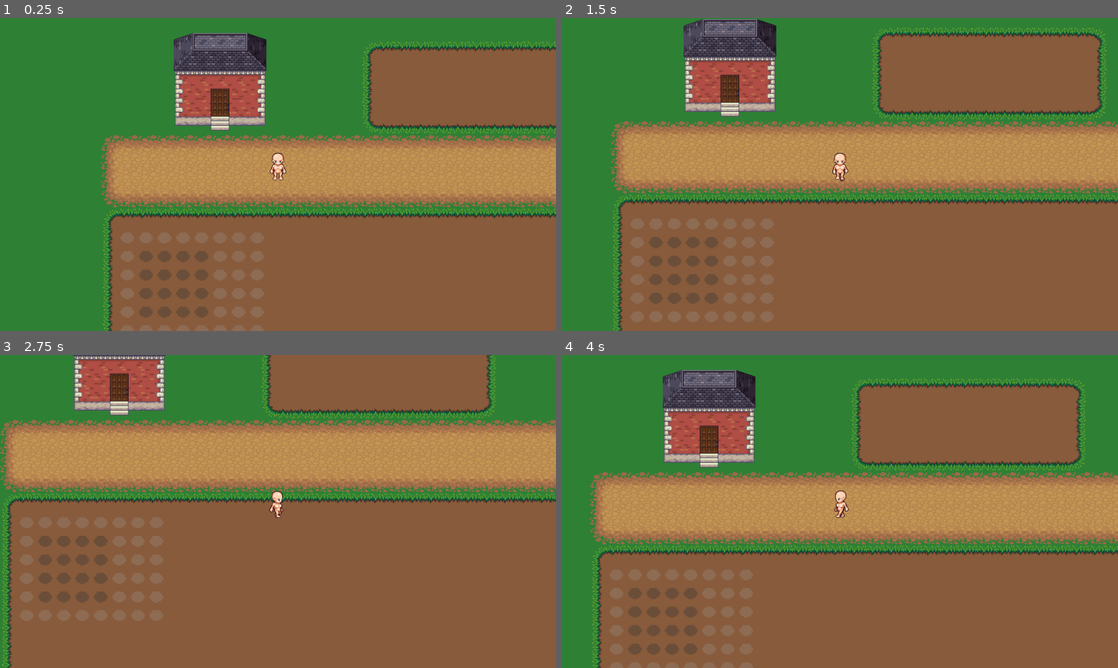
Above: before the commit, frames 1-4 (two rows, left to right).
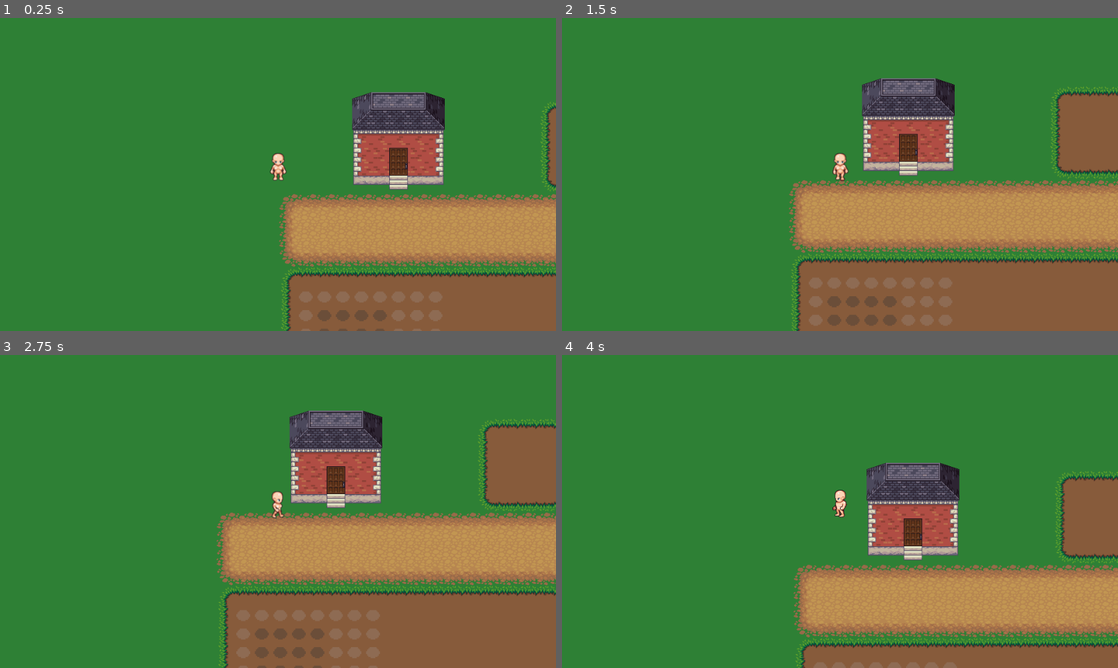
Above: after the commit, the same moments.

Repository: hagabooga/welcome-of-fate-godot
Game: Godot game, scene res://World.tscn
The game is run twice, just before and just after one commit, with the same random seed, the same clock (stepped at 60 frames per second) and the same inputs.
Inputs:
- Up to frame 1 (0.25 s): no input
- Up to frame 2 (1.5 s): tap Enter at 0.5 s; hold Right (ui_right) 0.53-1.28 s; tap E (action) at 0.6 s; tap Space (ui_accept) at 0.77 s; tap V (v, bound only after the commit) at 0.8, 1.35 s; hold Down (ui_down) from 1.28 s (still down)
- Up to frame 3 (2.75 s): tap Space (ui_accept) at 1.52 s; tap Z (z, bound only after the commit) at 1.55, 2.1 s; release Down (ui_down) at 2.03 s; hold Right (ui_right) from 2.03 s (still down); tap E (action) at 2.3 s
- Up to frame 4 (4 s): release Right (ui_right) at 2.78 s; hold Up (ui_up) 2.78-3.53 s; tap E (action) at 2.85 s; tap Space (ui_accept) at 3.02, 3.77 s; tap V (v, bound only after the commit) at 3.05, 3.6 s; hold Left (ui_left) from 3.53 s (still down); tap Z (z, bound only after the commit) at 3.8 s

The runs differ from the first frame. In frame 1, 54% of the frame differs, in the area x 18-100%, y 4-100%; in frame 2, 61%; in frame 3, 71%, in the area x 0-100%, y 0-100%; in frame 4, 67%.

Commit message:
Added item database, farming logic
item database implemented and more farming logic

Diff:
--- /dev/null
+++ b/Booga's Welcome of Fate/Actionable.tscn
@@ -0,0 +1,6 @@
+[gd_scene load_steps=2 format=2]
+
+[ext_resource path="res://plants/Actionable.gd" type="Script" id=1]
+
+[node name="Actionable" type="Area2D"]
+script = ExtResource( 1 )
--- a/Booga's Welcome of Fate/Player.gd
+++ b/Booga's Welcome of Fate/Player.gd
@@ -3,6 +3,9 @@
 export (int) var speed = 200
 
 var velocity = Vector2()
+var facing = "down"
+var canMove = true
+
 
 func get_input():
 	velocity = Vector2()
@@ -35,7 +38,36 @@
 			$AnimatedSprite.play("idle_down")
 	velocity = velocity.normalized() * speed
 
+
+func get_action_input():
+	var anim = $AnimatedSprite.animation.substr(0,4)
+	#print(anim)
+	if (Input.is_action_just_pressed("z") and (anim == "idle" or anim == "walk")):
+		if ($AnimatedSprite.animation == "walk_up" or $AnimatedSprite.animation == "idle_up"):
+			$AnimatedSprite.play("grab_up")
+			facing = "up"
+		elif ($AnimatedSprite.animation == "walk_side" or $AnimatedSprite.animation == "idle_side"):
+			$AnimatedSprite.play("grab_side")
+			facing = "side"
+		elif ($AnimatedSprite.animation == "walk_down" or $AnimatedSprite.animation == "idle_down"):
+			$AnimatedSprite.play("grab_down")
+			facing = "down"
+		var grabbables = $HurtArea.get_overlapping_areas()
+		if len(grabbables) > 0:
+			$HurtArea.get_overlapping_areas()[0].emit_signal("grabbing")
+		canMove = false
+		for x in inventory.items:
+			print(x.ming,x.cost)
+
 func _physics_process(delta):
-	get_input()
-	move_and_slide(velocity)
-	global_position = Vector2(stepify(global_position.x, 1), stepify(global_position.y, 1))
+	get_action_input()
+	if canMove:
+		get_input()
+		move_and_slide(velocity)
+		global_position = Vector2(stepify(global_position.x, 1), stepify(global_position.y, 1))
+
+
+func _on_AnimatedSprite_animation_finished():
+	if ($AnimatedSprite.animation.substr(0,4) == "grab"):
+		$AnimatedSprite.play("idle_"+facing)
+		canMove = true
--- a/Booga's Welcome of Fate/Player.tscn
+++ b/Booga's Welcome of Fate/Player.tscn
@@ -9,25 +9,31 @@
 [ext_resource path="res://sprites/player/walk/image_part_016.png" type="Texture" id=7]
 [ext_resource path="res://sprites/player/walk/image_part_017.png" type="Texture" id=8]
 [ext_resource path="res://sprites/player/walk/image_part_018.png" type="Texture" id=9]
-[ext_resource path="res://sprites/player/walk/image_part_019.png" type="Texture" id=10]
-[ext_resource path="res://sprites/player/walk/image_part_020.png" type="Texture" id=11]
-[ext_resource path="res://sprites/player/walk/image_part_021.png" type="Texture" id=12]
-[ext_resource path="res://sprites/player/walk/image_part_022.png" type="Texture" id=13]
-[ext_resource path="res://sprites/player/walk/image_part_023.png" type="Texture" id=14]
-[ext_resource path="res://sprites/player/walk/image_part_024.png" type="Texture" id=15]
-[ext_resource path="res://sprites/player/walk/image_part_025.png" type="Texture" id=16]
-[ext_resource path="res://sprites/player/walk/image_part_026.png" type="Texture" id=17]
-[ext_resource path="res://sprites/player/walk/image_part_027.png" type="Texture" id=18]
-[ext_resource path="res://sprites/player/walk/image_part_010.png" type="Texture" id=19]
-[ext_resource path="res://sprites/player/walk/image_part_001.png" type="Texture" id=20]
-[ext_resource path="res://sprites/player/walk/image_part_002.png" type="Texture" id=21]
-[ext_resource path="res://sprites/player/walk/image_part_003.png" type="Texture" id=22]
-[ext_resource path="res://sprites/player/walk/image_part_004.png" type="Texture" id=23]
-[ext_resource path="res://sprites/player/walk/image_part_005.png" type="Texture" id=24]
-[ext_resource path="res://sprites/player/walk/image_part_006.png" type="Texture" id=25]
-[ext_resource path="res://sprites/player/walk/image_part_007.png" type="Texture" id=26]
-[ext_resource path="res://sprites/player/walk/image_part_008.png" type="Texture" id=27]
-[ext_resource path="res://sprites/player/walk/image_part_009.png" type="Texture" id=28]
+[ext_resource path="res://sprites/player/walk/image_part_020.png" type="Texture" id=10]
+[ext_resource path="res://sprites/player/walk/image_part_021.png" type="Texture" id=11]
+[ext_resource path="res://sprites/player/walk/image_part_022.png" type="Texture" id=12]
+[ext_resource path="res://sprites/player/walk/image_part_023.png" type="Texture" id=13]
+[ext_resource path="res://sprites/player/walk/image_part_024.png" type="Texture" id=14]
+[ext_resource path="res://sprites/player/walk/image_part_025.png" type="Texture" id=15]
+[ext_resource path="res://sprites/player/walk/image_part_026.png" type="Texture" id=16]
+[ext_resource path="res://sprites/player/walk/image_part_027.png" type="Texture" id=17]
+[ext_resource path="res://sprites/player/walk/image_part_010.png" type="Texture" id=18]
+[ext_resource path="res://sprites/player/walk/image_part_001.png" type="Texture" id=19]
+[ext_resource path="res://sprites/player/walk/image_part_002.png" type="Texture" id=20]
+[ext_resource path="res://sprites/player/walk/image_part_003.png" type="Texture" id=21]
+[ext_resource path="res://sprites/player/walk/image_part_004.png" type="Texture" id=22]
+[ext_resource path="res://sprites/player/walk/image_part_005.png" type="Texture" id=23]
+[ext_resource path="res://sprites/player/walk/image_part_006.png" type="Texture" id=24]
+[ext_resource path="res://sprites/player/walk/image_part_007.png" type="Texture" id=25]
+[ext_resource path="res://sprites/player/walk/image_part_008.png" type="Texture" id=26]
+[ext_resource path="res://sprites/player/walk/image_part_009.png" type="Texture" id=27]
+[ext_resource path="res://sprites/player/walk/image_part_019.png" type="Texture" id=28]
+[ext_resource path="res://sprites/player/grab/grab_sheet1.png" type="Texture" id=29]
+[ext_resource path="res://sprites/player/grab/grab_sheet2.png" type="Texture" id=30]
+[ext_resource path="res://sprites/player/grab/grab_sheet13.png" type="Texture" id=31]
+[ext_resource path="res://sprites/player/grab/grab_sheet14.png" type="Texture" id=32]
+[ext_resource path="res://sprites/player/grab/grab_sheet7.png" type="Texture" id=33]
+[ext_resource path="res://sprites/player/grab/grab_sheet8.png" type="Texture" id=34]
 
 [sub_resource type="SpriteFrames" id=1]
 animations = [ {
@@ -36,46 +42,74 @@
 "name": "walk_side",
 "speed": 8.0
 }, {
-"frames": [ ExtResource( 10 ) ],
+"frames": [ ExtResource( 10 ), ExtResource( 11 ), ExtResource( 12 ), ExtResource( 13 ), ExtResource( 14 ), ExtResource( 15 ), ExtResource( 16 ), ExtResource( 17 ) ],
+"loop": true,
+"name": "walk_down",
+"speed": 8.0
+}, {
+"frames": [ ExtResource( 18 ) ],
+"loop": true,
+"name": "idle_side",
+"speed": 5.0
+}, {
+"frames": [ ExtResource( 19 ) ],
+"loop": true,
+"name": "idle_up",
+"speed": 5.0
+}, {
+"frames": [ ExtResource( 20 ), ExtResource( 21 ), ExtResource( 22 ), ExtResource( 23 ), ExtResource( 24 ), ExtResource( 25 ), ExtResource( 26 ), ExtResource( 27 ) ],
+"loop": true,
+"name": "walk_up",
+"speed": 8.0
+}, {
+"frames": [ ExtResource( 28 ) ],
 "loop": true,
 "name": "idle_down",
 "speed": 5.0
 }, {
-"frames": [ ExtResource( 11 ), ExtResource( 12 ), ExtResource( 13 ), ExtResource( 14 ), ExtResource( 15 ), ExtResource( 16 ), ExtResource( 17 ), ExtResource( 18 ) ],
-"loop": true,
-"name": "walk_down",
-"speed": 8.0
+"frames": [ ExtResource( 29 ), ExtResource( 30 ) ],
+"loop": false,
+"name": "grab_up",
+"speed": 4.0
 }, {
-"frames": [ ExtResource( 19 ) ],
-"loop": true,
-"name": "idle_side",
-"speed": 5.0
+"frames": [ ExtResource( 31 ), ExtResource( 32 ) ],
+"loop": false,
+"name": "grab_down",
+"speed": 4.0
 }, {
-"frames": [ ExtResource( 20 ) ],
-"loop": true,
-"name": "idle_up",
-"speed": 5.0
-}, {
-"frames": [ ExtResource( 21 ), ExtResource( 22 ), ExtResource( 23 ), ExtResource( 24 ), ExtResource( 25 ), ExtResource( 26 ), ExtResource( 27 ), ExtResource( 28 ) ],
-"loop": true,
-"name": "walk_up",
-"speed": 8.0
+"frames": [ ExtResource( 33 ), ExtResource( 34 ) ],
+"loop": false,
+"name": "grab_side",
+"speed": 4.0
 } ]
 
 [sub_resource type="CircleShape2D" id=2]
 
+[sub_resource type="RectangleShape2D" id=3]
+extents = Vector2( 9.82714, 10.2143 )
+
 [node name="Player" type="KinematicBody2D"]
 script = ExtResource( 1 )
+speed = 100
 
 [node name="AnimatedSprite" type="AnimatedSprite" parent="."]
-position = Vector2( 0, -20 )
+position = Vector2( 0.37735, -19.6227 )
 frames = SubResource( 1 )
 animation = "idle_down"
 playing = true
 
-[node name="CollisionShape2D" type="CollisionShape2D" parent="."]
+[node name="CollisionBox" type="CollisionShape2D" parent="."]
 position = Vector2( 0.148369, -1.23777 )
 shape = SubResource( 2 )
+
+[node name="HurtArea" type="Area2D" parent="."]
+position = Vector2( 0.0394993, -1.01308 )
+__meta__ = {
+"_edit_group_": true
+}
+
+[node name="HurtBox" type="CollisionShape2D" parent="HurtArea"]
+shape = SubResource( 3 )
 
 [node name="Camera2D" type="Camera2D" parent="."]
 current = true
@@ -85,3 +119,5 @@
 drag_margin_top = 0.0
 drag_margin_right = 0.0
 drag_margin_bottom = 0.0
+
+[connection signal="animation_finished" from="AnimatedSprite" to="." method="_on_AnimatedSprite_animation_finished"]
--- /dev/null
+++ b/Booga's Welcome of Fate/Turnip.gd
@@ -0,0 +1,6 @@
+extends "res://plants/Plant.gd"
+
+func _ready():
+	stages = {3: "0", 6: "ready"}
+	plant_name = "Turnip"
+	item_id = 0
--- a/Booga's Welcome of Fate/World.gd
+++ b/Booga's Welcome of Fate/World.gd
@@ -1,7 +1,8 @@
 extends Node2D
 
-var seed_scene = preload("res://plants/Seeds.tscn")
+var seed_scene = preload("res://plants/Plant.tscn")
 var plants = []
+
 
 func get_player_facing_tile_pos():
 	var pos = $TileMaps/Soil.world_to_map($Player.global_position)
@@ -36,11 +37,17 @@
 						if !occupied:
 							var pos = $TileMaps/Soil.map_to_world(current_tile)
 							var new_seed = seed_scene.instance()
-							new_seed.global_position = pos;
+							new_seed.set_script(load("res://Turnip.gd"))
+							new_seed.global_position = pos
 							$Plants.add_child(new_seed)
-							new_seed.plant = "Turnip"
-							new_seed.tile_pos = current_tile;
+							new_seed.tile_pos = current_tile
 							plants.append(new_seed)
+
+	if Input.is_action_just_pressed("ui_cancel"):
+		world_globals.emit_next_day()
+	if Input.is_action_just_pressed("v"):
+		print($Player/HurtArea.get_overlapping_areas())
+
 
 func _on_WarpToInside_body_entered(body):
 	body.global_position = $Objects/InsidePlayerHome/WarpPoint.global_position
--- a/Booga's Welcome of Fate/World.tscn
+++ b/Booga's Welcome of Fate/World.tscn
@@ -84,13 +84,11 @@
 
 [node name="CollisionShape2D" type="CollisionShape2D" parent="Objects/InsidePlayerHome/WarpToOutsideHome"]
 position = Vector2( -2.01224, 6.9967 )
-shape = SubResource( 5 )
+shape = SubResource( 2 )
 
 [node name="Plants" type="Node2D" parent="."]
 
 [node name="Player" parent="." instance=ExtResource( 8 )]
-position = Vector2( 308, 102 )
-speed = 125
 
 [connection signal="body_entered" from="Objects/PlayerHome/WarpToInside" to="." method="_on_WarpToInside_body_entered"]
 [connection signal="body_entered" from="Objects/InsidePlayerHome/WarpToOutsideHome" to="." method="_on_WarpToOutsideHome_body_entered"]
--- /dev/null
+++ b/Booga's Welcome of Fate/inventory.gd
@@ -0,0 +1,28 @@
+extends Node
+
+var item = load("res://item.gd")
+
+
+var items = []
+var item_database
+
+func _ready():
+	var file = File.new()
+	file.open("res://items.json", file.READ)
+	item_database = parse_json(file.get_as_text())
+	#print(item_database)
+
+func find_item(mingz):
+	var it
+	for x in item_database:
+		#print(x)
+		if x == mingz:
+			return(make_item(x))
+
+func add_item(mingz):
+	items.push_front(find_item(mingz))
+
+func make_item(name):
+	var x = item_database[name]
+	var i = item.new(name,x.cost)
+	return i
--- /dev/null
+++ b/Booga's Welcome of Fate/item.gd
@@ -0,0 +1,9 @@
+extends Node
+
+var ming
+var cost
+
+
+func _init(m, c):
+	ming = m
+	cost = c
--- /dev/null
+++ b/Booga's Welcome of Fate/items.json
@@ -0,0 +1,11 @@
+{
+    "Turnip":
+    {
+        "cost": 100
+    },
+    "Beet":
+    {
+
+        "cost": 100
+    }
+}
--- /dev/null
+++ b/Booga's Welcome of Fate/plants/Actionable.gd
@@ -0,0 +1,3 @@
+extends Area2D
+
+signal grabbing
--- a/Booga's Welcome of Fate/plants/Plant.gd
+++ b/Booga's Welcome of Fate/plants/Plant.gd
@@ -1,3 +1,37 @@
-extends Sprite
+extends StaticBody2D
 
-var stage = -1
+var days_elapsed = 0
+var plant_name
+var tile_pos
+var stages = {}
+var item_id
+
+func _on_next_day():
+	days_elapsed += 1
+	if days_elapsed in stages:
+		var stage = stages[days_elapsed]
+		var path = (plant_name.to_lower()) + "/" + stage
+		$Sprite.texture = load("res://plants/" + path + ".png")
+		$CollisionShape2D.disabled = false
+		if (stage == "ready"):
+			$Actionable/GrabArea.disabled = false
+
+
+func _ready():
+	world_globals.connect("next_day", self, "_on_next_day")
+
+func _on_Grabbable_grabbing():
+	$Sprite.texture = load("res://plants/" + plant_name.to_lower() + "/"+ "product"+ ".png")
+	$CollisionShape2D.disabled = true
+	$Actionable/GrabArea.disabled = true
+	inventory.add_item(plant_name)
+	$Timer.start()
+
+#func _physics_process(delta):
+#	if (y <= dy):
+#		move_and_slide(Vector2(x,y))
+#		y += (dy/time) * 2
+#		time -= 1
+
+func _on_Timer_timeout():
+	queue_free()
--- a/Booga's Welcome of Fate/plants/Plant.tscn
+++ b/Booga's Welcome of Fate/plants/Plant.tscn
@@ -1,18 +1,38 @@
-[gd_scene load_steps=4 format=2]
+[gd_scene load_steps=6 format=2]
 
 [ext_resource path="res://plants/Plant.gd" type="Script" id=1]
-[ext_resource path="res://plants/turnip/0.png" type="Texture" id=2]
+[ext_resource path="res://Actionable.tscn" type="PackedScene" id=2]
+[ext_resource path="res://plants/seed.png" type="Texture" id=3]
 
-[sub_resource type="RectangleShape2D" id=1]
+[sub_resource type="CircleShape2D" id=3]
+radius = 23.0868
+
+[sub_resource type="RectangleShape2D" id=2]
 extents = Vector2( 16, 16 )
 
 [node name="Plant" type="StaticBody2D"]
 script = ExtResource( 1 )
 
+[node name="Actionable" parent="." instance=ExtResource( 2 )]
+position = Vector2( 16, 17 )
+
+[node name="GrabArea" type="CollisionShape2D" parent="Actionable"]
+position = Vector2( 0, -1 )
+shape = SubResource( 3 )
+disabled = true
+
+[node name="CollisionShape2D" type="CollisionShape2D" parent="."]
+position = Vector2( 16, 16 )
+shape = SubResource( 2 )
+disabled = true
+
 [node name="Sprite" type="Sprite" parent="."]
-texture = ExtResource( 2 )
+texture = ExtResource( 3 )
 centered = false
 
-[node name="Area2D" type="CollisionShape2D" parent="."]
-position = Vector2( 16, 16 )
-shape = SubResource( 1 )
+[node name="Timer" type="Timer" parent="."]
+wait_time = 0.6
+one_shot = true
+
+[connection signal="grabbing" from="Actionable" to="." method="_on_Grabbable_grabbing"]
+[connection signal="timeout" from="Timer" to="." method="_on_Timer_timeout"]
--- a/Booga's Welcome of Fate/plants/Seeds.gd
+++ /dev/null
@@ -1,4 +0,0 @@
-extends Sprite
-
-var plant
-var tile_pos
--- a/Booga's Welcome of Fate/plants/Seeds.tscn
+++ /dev/null
@@ -1,9 +0,0 @@
-[gd_scene load_steps=3 format=2]
-
-[ext_resource path="res://plants/seed.png" type="Texture" id=1]
-[ext_resource path="res://plants/Seeds.gd" type="Script" id=2]
-
-[node name="Seed" type="Sprite"]
-texture = ExtResource( 1 )
-centered = false
-script = ExtResource( 2 )
--- a/Booga's Welcome of Fate/plants/turnip.tres
+++ b/Booga's Welcome of Fate/plants/turnip.tres
@@ -2,7 +2,6 @@
 
 [ext_resource path="res://plants/turnip/turnip.png" type="Texture" id=1]
 
-
 [resource]
 atlas = ExtResource( 1 )
 region = Rect2( 0, 0, 32, 128 )
--- a/Booga's Welcome of Fate/project.godot
+++ b/Booga's Welcome of Fate/project.godot
@@ -18,6 +18,11 @@
 config/name="Booga's Welcome of Fate"
 run/main_scene="res://World.tscn"
 config/icon="res://icon.png"
+
+[autoload]
+
+world_globals="*res://world_globals.gd"
+inventory="*res://inventory.gd"
 
 [debug]
 
@@ -67,7 +72,8 @@
 }
 ui_cancel={
 "deadzone": 0.5,
-"events": [  ]
+"events": [ Object(InputEventKey,"resource_local_to_scene":false,"resource_name":"","device":0,"alt":false,"shift":false,"control":false,"meta":false,"command":false,"pressed":false,"scancode":16777217,"unicode":0,"echo":false,"script":null)
+ ]
 }
 ui_focus_next={
 "deadzone": 0.5,
@@ -118,6 +124,16 @@
 "events": [ Object(InputEventKey,"resource_local_to_scene":false,"resource_name":"","device":0,"alt":false,"shift":false,"control":false,"meta":false,"command":false,"pressed":false,"scancode":69,"unicode":0,"echo":false,"script":null)
  ]
 }
+v={
+"deadzone": 0.5,
+"events": [ Object(InputEventKey,"resource_local_to_scene":false,"resource_name":"","device":0,"alt":false,"shift":false,"control":false,"meta":false,"command":false,"pressed":false,"scancode":86,"unicode":0,"echo":false,"script":null)
+ ]
+}
+z={
+"deadzone": 0.5,
+"events": [ Object(InputEventKey,"resource_local_to_scene":false,"resource_name":"","device":0,"alt":false,"shift":false,"control":false,"meta":false,"command":false,"pressed":false,"scancode":90,"unicode":0,"echo":false,"script":null)
+ ]
+}
 
 [rendering]
 
--- /dev/null
+++ b/Booga's Welcome of Fate/world_globals.gd
@@ -0,0 +1,9 @@
+extends Node
+
+var month = 1
+var day = 1
+
+signal next_day
+
+func emit_next_day():
+	emit_signal("next_day")
Not shown: 1 places in Booga's Welcome of Fate/Player.tscn that only renumber resources
Not shown: 2 places in Booga's Welcome of Fate/World.tscn that only renumber resources
Binary file added: Booga's Welcome of Fate/sprites/player/grab/grab_sheet1.png
Not shown, added: Booga's Welcome of Fate/sprites/player/grab/grab_sheet1.png.import
Binary file added: Booga's Welcome of Fate/sprites/player/grab/grab_sheet13.png
Not shown, added: Booga's Welcome of Fate/sprites/player/grab/grab_sheet13.png.import
Binary file added: Booga's Welcome of Fate/sprites/player/grab/grab_sheet14.png
Not shown, added: Booga's Welcome of Fate/sprites/player/grab/grab_sheet14.png.import
Binary file added: Booga's Welcome of Fate/sprites/player/grab/grab_sheet15.png
Not shown, added: Booga's Welcome of Fate/sprites/player/grab/grab_sheet15.png.import
Binary file added: Booga's Welcome of Fate/sprites/player/grab/grab_sheet19.png
Not shown, added: Booga's Welcome of Fate/sprites/player/grab/grab_sheet19.png.import
(and 29 more such lines)
